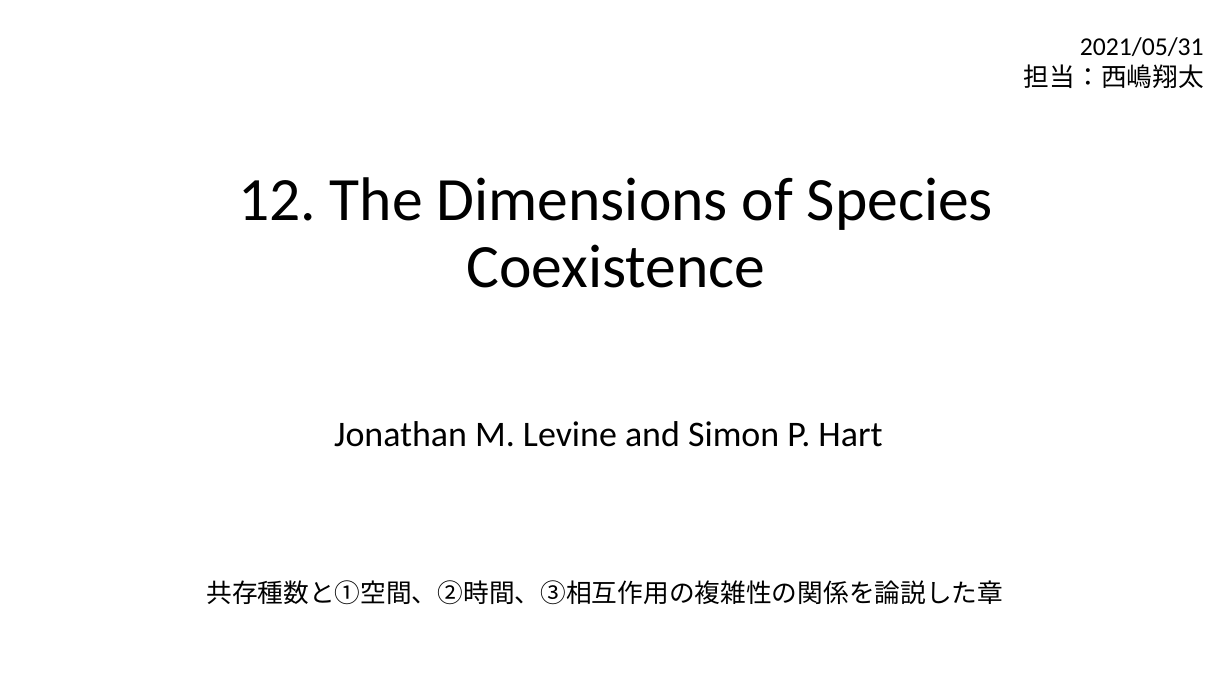
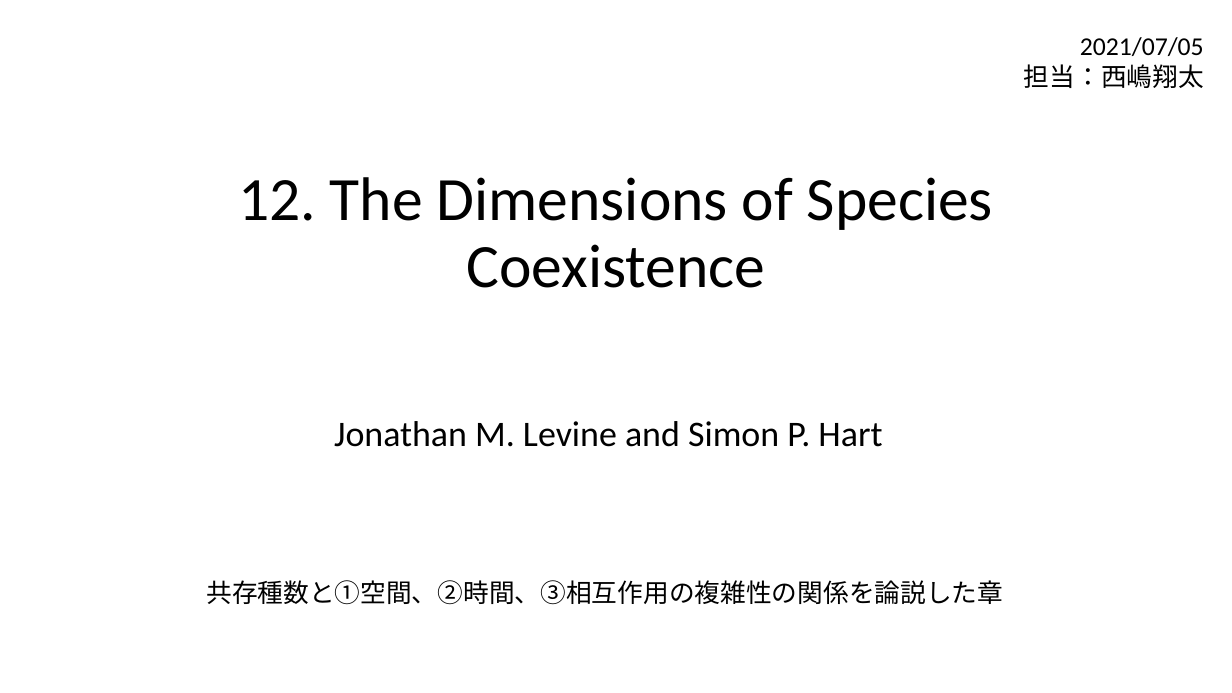
Before and after one commit to ShotaNishijima/UnsolvedEcology, a slide deck: slide 1 of Chapter12_nishijima.pptx. Drawn at 1232x693 pixels with LibreOffice and Linux fonts; fonts in the diff are those of the drawing. Boxes give left, top, right and bottom in pixels: in the first picture for what was removed or moved away, otherwise in the second. Text is boxed around its words. In the diff, an @@ line names an element or a change of style, - is before the commit and + after.

```diff
--- a/Chapter12_nishijima.pptx
+++ b/Chapter12_nishijima.pptx
@@ text at bbox=[1080, 37, 1204, 56]: text changed @@
-2021/05/31
+2021/07/05
```
Also in this commit, not shown: 2 other slides changed, 1 other file.
